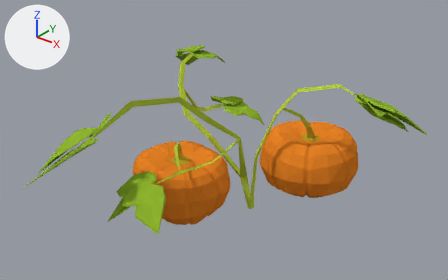
An edit to the Blender file Environment/FarmPlants/Pumpkin0.blend, drawn before and after from the same camera.
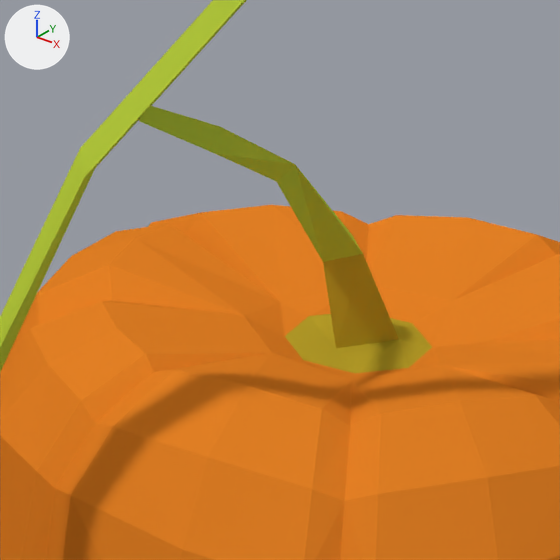
The first picture shows the older version from a 50 mm lens placed at (4.51, -5.77, 4.46), pointed at (0.25, -0.44, 1.15). The close-ups show both versions on the part from 59% to 75% of the width and 34% to 59% of the height of that picture; other places that the commit changed are outside them. The axes (+X, +Y, +Z) are drawn at upper left. The lights are the same throughout.

Before the edit, the objects in view are built like this:
```python
me_retopoflow_002 = bpy.data.meshes.new('RetopoFlow.002')
me_retopoflow_002.from_pydata(...)  # 223 vertices, 220 faces; spans x -0.16..2.11, y -2.91..-0.58, z -1.59..0.77
# faces by material slot: [200, 9, 11]
me_retopoflow_002.materials.append(mat_material_000)  # orange #e78326
me_retopoflow_002.materials.append(mat_material_005)  # green #b6cd3e
me_retopoflow_002.materials.append(mat_material_006)  # yellow #b9a12a
# before: 208 (0.98, -1.71, 0.03) at pixel (352, 235), 209 (0.92, -1.74, 0.0) at pixel (362, 253), 210 (0.92, -1.63, -0.03) at pixel (322, 261), 211 (0.77, -1.51, 0.35) at pixel (285, 159), 212 (0.73, -1.53, 0.35) at pixel (295, 164)
# before: 213 (0.72, -1.48, 0.3) at pixel (276, 181), 214 (0.36, -1.33, 0.61) at pixel (220, 126), 215 (0.4, -1.3, 0.6) at pixel (209, 123), 216 (0.36, -1.32, 0.53) at pixel (214, 153), 217 (0.11, -1.13, 0.77)
# before: 218 (0.14, -1.11, 0.76), 219 (0.12, -1.12, 0.72) at pixel (139, 121)
me_retopoflow_006 = bpy.data.meshes.new('RetopoFlow.006')
me_retopoflow_006.from_pydata(...)  # 419 vertices, 413 faces; spans x -3.6..3.04, y -4.11..3.24, z -1.59..1.78
# faces by material slot: [87, 326]
me_retopoflow_006.materials.append(mat_material_005)  # green #b6cd3e
me_retopoflow_006.materials.append(mat_material_007)  # green #8fb530
ob_pumpink_01_lod_0 = bpy.data.objects.new('Pumpink_01_LOD-0', me_retopoflow_006)
ob_pumpink_01_lod_0.location = (0.0, 0.0, 0.935)
ob_pumpink_01_lod_0.rotation_euler = (0.0, 0.0, 2.083)  # degrees (0, 0, 119)
ob_pumpink_01_lod_0.scale = (0.587, 0.587, 0.587)
_m = ob_pumpink_01_lod_0.modifiers.new('Triangulate', 'TRIANGULATE')
ob_pumpink_01_lod_0_002 = bpy.data.objects.new('Pumpink_01_LOD-0.002', me_retopoflow_002)
ob_pumpink_01_lod_0_002.location = (0.0, 0.0, 0.935)
ob_pumpink_01_lod_0_002.rotation_euler = (0.0, 0.0, 2.083)  # degrees (0, 0, 119)
ob_pumpink_01_lod_0_002.scale = (0.587, 0.587, 0.587)
_m = ob_pumpink_01_lod_0_002.modifiers.new('Triangulate', 'TRIANGULATE')
```
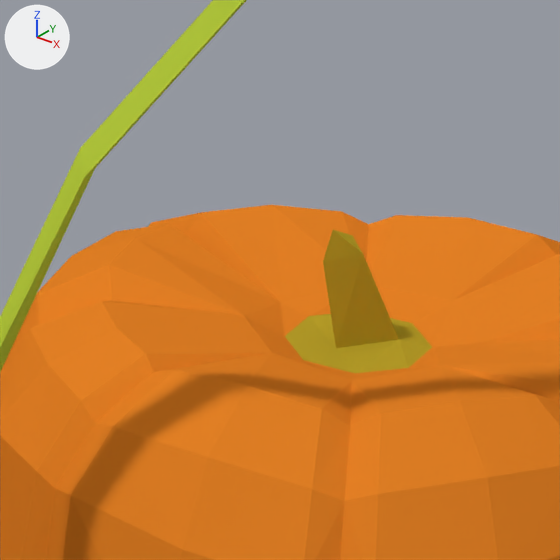
The change, as JSON lines over the scene's bpy script:
```json
{"block": "me_retopoflow_002", "where": "me_retopoflow_002.from_pydata(...)  # 223 vertices, 220 faces; spans x -0.16..2.11, y -2.91..-0.58, z -1.59..0.77"}
{"block": "me_retopoflow_002", "where": "# used by ob_pumpink_01_lod_0_002; location = (0.0, 0.0, 0.935); rotation_euler = (0.0, 0.0, 2.083), in degrees (0, 0, 119); scale = (0.587, 0.587, 0.587)"}
{"block": "me_retopoflow_002", "where": "# verts and faces of me_retopoflow_002; kept vertices keep their numbers, new ones are numbered from 223"}
{"block": "me_retopoflow_002", "change": "me_retopoflow_002 part 1"}
{"op": "add", "block": "me_retopoflow_002", "code": "delete_vertices([*range(211, 220)])  # with the faces that use them"}
{"op": "add", "block": "me_retopoflow_002", "code": "verts[223] = (0.92, -1.65, 0.07)  # pixel (332, 229)"}
{"op": "add", "block": "me_retopoflow_002", "code": "faces += [(208, 210, 223), (208, 223, 209), (209, 223, 210)]  # mat_material_006 (yellow #b9a12a)"}
{"op": "remove", "block": "me_retopoflow_002", "code": "me_retopoflow_002.materials.append(mat_material_005)  # green #b6cd3e"}
```

Boxes (x1, y1, x2, y2) around the edits, measured in the close-ups (560 x 560 px):
```json
{"object": "Pumpink_01_LOD-0.002", "change": "reshaped", "before": [0, 106, 560, 560], "after": [0, 205, 560, 560]}
{"part": 1, "of": "me_retopoflow_002", "change": "cut back", "before": [139, 106, 363, 262], "after": [323, 230, 363, 262]}
```
